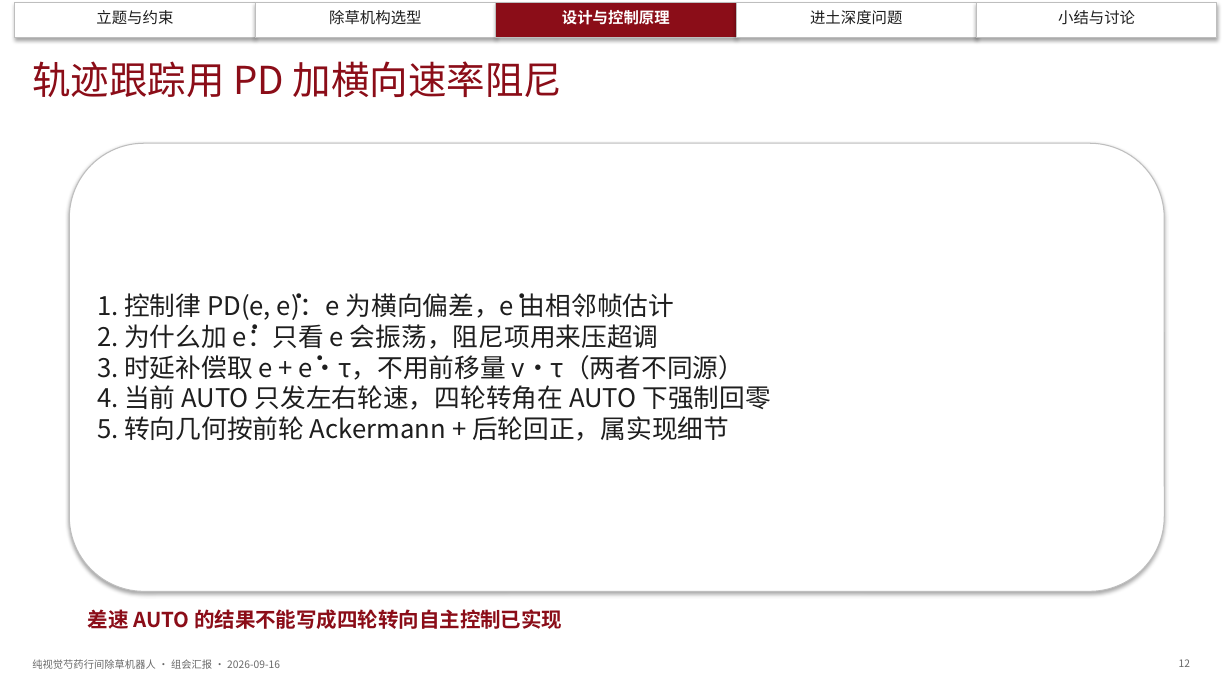
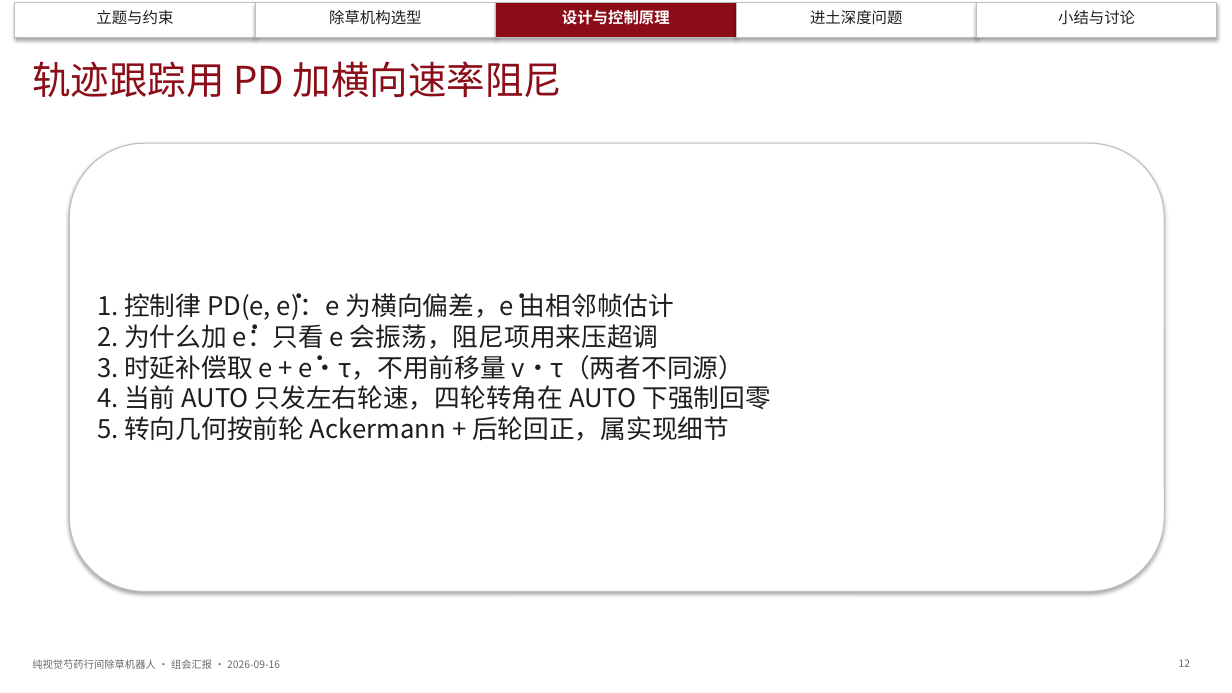
Before and after one commit to dangan2276326123-svg/zcode-chucao, a slide deck: slide 12 of docs/组会汇报_20260916/组会汇报_纯视觉芍药行间除草机器人_20260916.pptx. Drawn at 1232x693 pixels with LibreOffice and Linux fonts; fonts in the diff are those of the drawing. Boxes give left, top, right and bottom in pixels: in the first picture for what was removed or moved away, otherwise in the second. Text is boxed around its words. In the diff, an @@ line names an element or a change of style, - is before the commit and + after.

```diff
--- a/docs/组会汇报_20260916/组会汇报_纯视觉芍药行间除草机器人_20260916.pptx
+++ b/docs/组会汇报_20260916/组会汇报_纯视觉芍药行间除草机器人_20260916.pptx
@@ text removed at [88,606,562,632] @@
-差速 AUTO 的结果不能写成四轮转向自主控制已实现
```
Also in this commit, not shown: 12 other slides changed, 2 other files.
